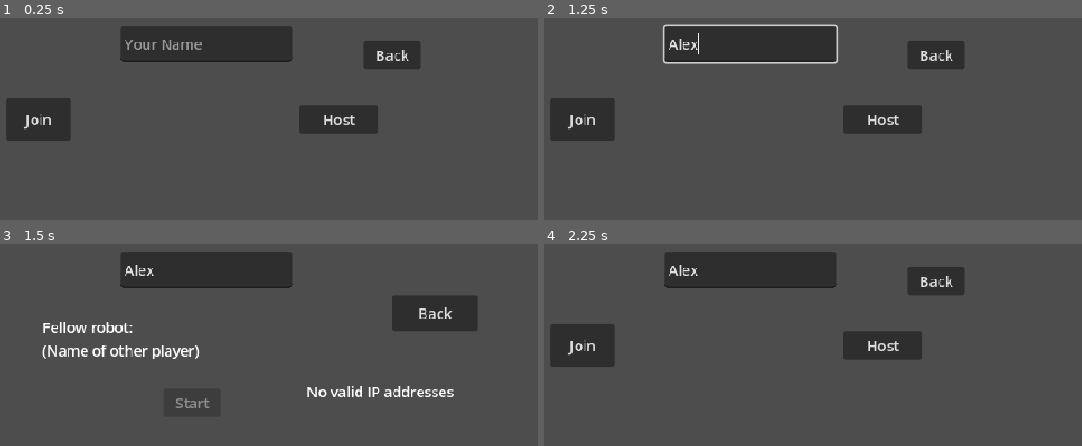
Above: before the commit, frames 1-4 (two rows, left to right).
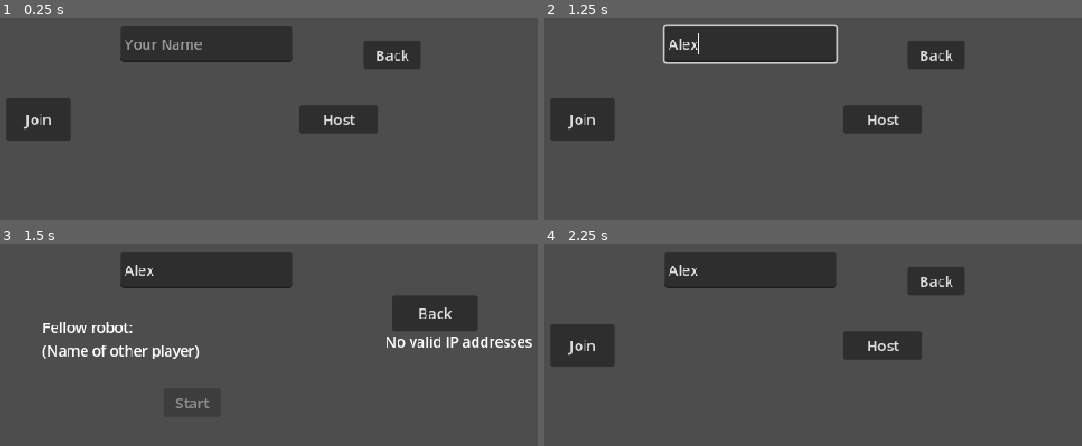
Above: after the commit, the same moments.

Repository: BingloGames/Robot-Bachelor
Game: Godot game, scene res://2_player_menu.tscn
The game is run twice, just before and just after one commit, with the same random seed, the same clock (stepped at 60 frames per second) and the same inputs. This scene is started directly instead of the project's main scene.
Inputs (mouse positions are in pixels of both pictures, inside the frame that each line leads up to):
- Up to frame 1 (0.25 s): no input
- Up to frame 2 (1.25 s): click (748, 44) at 0.52 s; type "Alex" at 0.6 s
- Up to frame 3 (1.5 s): click "Host" at 1.25 s
- Up to frame 4 (2.25 s): click "Back" at 2 s

Frames 1-2 are identical in both runs. In frame 3, 1.5% of the frame differs, in the area x 57-99%, y 46-76%; in frame 4, nothing differs.

Commit message:
Can create and connect with server

Diff:
--- a/robot-project/2_player_menu.gd
+++ b/robot-project/2_player_menu.gd
@@ -6,32 +6,35 @@
 	pass # Replace with function body.
 
 
-# Called every frame. 'delta' is the elapsed time since the previous frame.
-func _process(delta: float) -> void:
-	pass
-
-
 func _on_host_pressed() -> void:
 	get_node("host game").show()
 	get_node("layer 1").hide()
 
 	var interfaces = IP.get_local_interfaces()
 
+
 	for interface in interfaces:
-		if not interface["friendly"] == "Wi-Fi":
+		if not (interface["friendly"] == "Wi-Fi" or interface["friendly"] == "Ethernet"):
 			continue
 
 
-		print("Wi-Fi address: ", interface["addresses"])
-
-
+		#print("address: ", interface["addresses"])
 		var temp_text = "Your IP addresses: \n"
 		for address in interface["addresses"]:
 			temp_text += address + "\n"
 
 
-		#temp_text = temp_text.left(-1)
 		get_node("host game/ip address").text = temp_text
+
+
+	var player_name = get_node("name selector").text
+	if player_name == "":
+		print("you need a name")
+		# do so the player sees error
+		return
+
+
+	ConnectionController.host_game(player_name)
 
 
 func _on_join_pressed() -> void:
@@ -40,8 +43,23 @@
 
 
 func _on_connect_pressed() -> void:
-	pass
-	#try connecting using given ip address
+	var ip_address = get_node("join game/ip address").text
+	var player_name = get_node("name selector").text
+
+
+	if player_name == "":
+		print("you need a name")
+		# do so the player sees error
+		return
+
+
+	if not ip_address.is_valid_ip_address():
+		print("invalid ip address")
+		# do so the player sees error
+		return
+
+
+	ConnectionController.join_game(ip_address, player_name)
 
 
 func _on_start_pressed() -> void:
@@ -66,3 +84,8 @@
 
 func _on_back_pressed() -> void:
 	get_tree().change_scene_to_file("res://start_menu.tscn")
+
+
+func _on_name_changed(new_text: String) -> void:
+	pass
+	#if player is connected, change name if it is valid
--- a/robot-project/2_player_menu.tscn
+++ b/robot-project/2_player_menu.tscn
@@ -77,10 +77,10 @@
 
 [node name="ip address" type="Label" parent="host game"]
 layout_mode = 0
-offset_left = 160.0
-offset_top = 72.0
-offset_right = 320.0
-offset_bottom = 121.0
+offset_left = 248.0
+offset_top = 16.0
+offset_right = 413.0
+offset_bottom = 65.0
 text = "No valid IP addresses"
 
 [node name="join game" type="Control" parent="."]
@@ -145,6 +145,7 @@
 offset_bottom = 232.0
 text = "Cancel"
 
+[connection signal="text_changed" from="name selector" to="." method="_on_name_changed"]
 [connection signal="pressed" from="layer 1/join" to="." method="_on_join_pressed"]
 [connection signal="pressed" from="layer 1/host" to="." method="_on_host_pressed"]
 [connection signal="pressed" from="layer 1/back" to="." method="_on_back_pressed"]
--- /dev/null
+++ b/robot-project/connection_controller.gd
@@ -0,0 +1,58 @@
+extends Node
+
+
+const PORT = 3032
+
+
+var peer = null
+var player_name = "Robot"
+
+
+var players = {}
+
+
+# Called when the node enters the scene tree for the first time.
+func _ready() -> void:
+	multiplayer.peer_connected.connect(_player_connected)
+	multiplayer.peer_disconnected.connect(_player_disconnected)
+	multiplayer.connection_failed.connect(_connection_failed)
+
+
+func _connection_failed():
+	print("failed connection")
+	multiplayer.multiplayer_peer = null
+	#tell the player that the connection failed
+
+
+func _player_connected(id):
+	register_player.rpc_id(id, player_name)
+	#allow the host to start the game
+
+
+func _player_disconnected(id):
+	players.erase(id)
+	#visually remove the disconnected player
+	#if the game is ongoing, stop the game
+
+
+
+@rpc("any_peer")
+func register_player(new_player_name):
+	var id = multiplayer.get_remote_sender_id()
+	players[id] = new_player_name
+	print("player with name: ", new_player_name, " added!")
+	#update visually that the player is added
+
+
+func host_game(new_player_name):
+	player_name = new_player_name
+	peer = ENetMultiplayerPeer.new()
+	peer.create_server(PORT, 2)
+	multiplayer.set_multiplayer_peer(peer)
+
+
+func join_game(ip_address, new_player_name):
+	player_name = new_player_name
+	peer = ENetMultiplayerPeer.new()
+	peer.create_client(ip_address, PORT)
+	multiplayer.set_multiplayer_peer(peer)
--- a/robot-project/project.godot
+++ b/robot-project/project.godot
@@ -18,6 +18,7 @@
 [autoload]
 
 Global="*res://global.gd"
+ConnectionController="*res://connection_controller.gd"
 
 [display]
 
Not shown, added: robot-project/connection_controller.gd.uid
